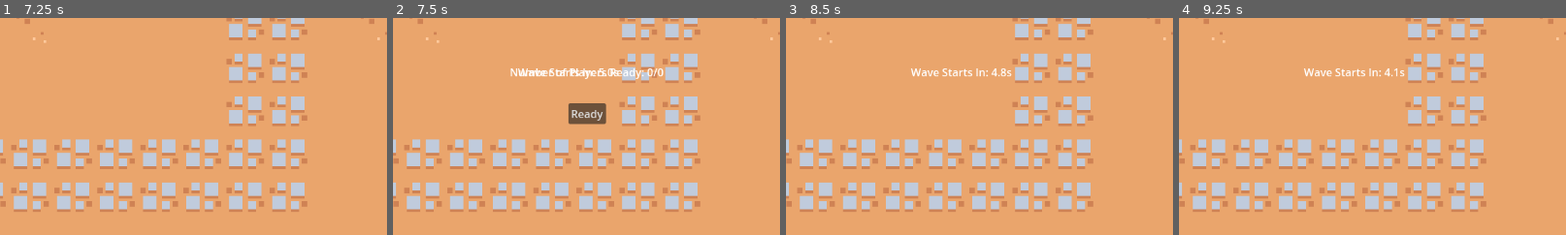
Above: before the commit, frames 1-4 (left to right).
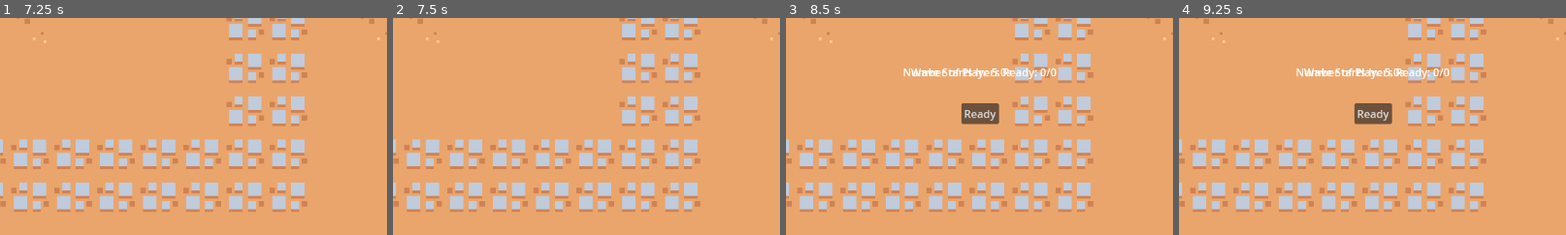
Above: after the commit, the same moments.

Repository: naixsu/CROCPNG
Game: Godot game, scene res://Scenes/Testing/NaixTestScenes/Multiplayer.tscn
The game is run twice, just before and just after one commit, with the same random seed, the same clock (stepped at 60 frames per second) and the same inputs. The engine's default icon, where the game draws it, is replaced by a stand-in: a white triangle on a blue panel in a dark square.
Inputs (mouse positions are % of the whole screen's width and height, from its top left):
- Up to frame 1 (7.25 s): click (26, 11) at 0.52 s; type "Alex" at 0.6 s; click "Start Game" at 1.25 s; tap Enter (ui_accept) at 2, 2.27, 2.75, 3.02, 4.52, 5, 5.27, 5.75, 6.02 s; move the mouse to (72, 45) at 2.02 s; press the mouse at (72, 45) at 2.03 s; hold D (Right) 2.03-3.53 s; move the mouse to (30, 55) at 2.77 s; release the mouse at (30, 55) at 2.78 s; right-click (30, 55) at 2.85 s; move the mouse to (60, 28) at 3.52 s; hold A (Left) 3.53-4.28 s; hold = (ZoomIn) 3.53-4.28 s; move the mouse to (45, 70) at 4.27 s; hold D (Right) 4.28-5.78 s; tap - (ZoomOut) at 4.35 s; move the mouse to (80, 65) at 5.02 s; press the mouse at (80, 65) at 5.03 s; move the mouse to (20, 35) at 5.77 s; release the mouse at (20, 35) at 5.78 s; hold A (Left) 5.78-6.53 s; right-click (20, 35) at 5.85 s; move the mouse to (55, 50) at 6.52 s; hold D (Right) from 6.53 s (still down); hold = (ZoomIn) from 6.53 s (still down)
- Up to frame 2 (7.5 s): tap Enter (ui_accept) at 7.25 s; move the mouse to (35, 25) at 7.27 s; release D (Right) at 7.28 s; release = (ZoomIn) at 7.28 s; hold A (Left) from 7.28 s (still down); tap - (ZoomOut) at 7.35 s
- Up to frame 3 (8.5 s): keep holding A (Left); tap Enter (ui_accept) at 7.52, 8, 8.27 s; move the mouse to (72, 45) at 8.02 s; press the mouse at (72, 45) at 8.03 s
- Up to frame 4 (9.25 s): move the mouse to (30, 55) at 8.77 s; release A (Left) at 8.78 s; release the mouse at (30, 55) at 8.78 s; hold D (Right) from 8.78 s (still down); right-click (30, 55) at 8.85 s; tap Enter (ui_accept) at 9.02 s
The pictures show only the part of the screen within x 25-75%, y 0-50%; the shares and areas given below are measured in that part.

Frame 1 is identical in both runs. In frame 2, 1.9% of the frame differs, in the area x 30-70%, y 23-50%; in frame 3, 1.6%; in frame 4, 1.6%.
Error in both runs: Invalid assignment of index '2' (on base: 'PackedStringArray') with value of type 'String'. (res://Scripts/Testing/NaixTestScripts/ServerBrowser.gd:28)

Commit message:
Wave feature multiple instances

Diff:
--- a/Scripts/Enemies/EnemyA/EnemyA.gd
+++ b/Scripts/Enemies/EnemyA/EnemyA.gd
@@ -25,6 +25,10 @@
 
 func _on_animated_sprite_2d_animation_finished():
 	queue_free()
+	subtract_enemy.rpc()
+
+@rpc("any_peer", "call_local")
+func subtract_enemy():
 	GameManager.enemyCount -= 1
 
 func handle_hit():
--- a/Scripts/Testing/NaixTestScripts/ReadyPrompt.gd
+++ b/Scripts/Testing/NaixTestScripts/ReadyPrompt.gd
@@ -38,7 +38,7 @@
 		display_countdown()
 
 	if checkForEnemies:
-		await get_tree().create_timer(1).timeout
+		await get_tree().create_timer(2).timeout
 		if GameManager.enemyCount == 0:
 			print("\nNo more enemies\n")
 			checkForEnemies = false
--- a/Scripts/Testing/NaixTestScripts/ServerBrowser.gd
+++ b/Scripts/Testing/NaixTestScripts/ServerBrowser.gd
@@ -112,6 +112,7 @@
 	var packet = data.to_ascii_buffer()
 #	print(roomInfo.playerCount)
 	broadcaster.put_packet(packet)
+	print("Number of enemies: " + str(GameManager.enemyCount))
 	pass # Replace with function body.
 #
 #	print("Broadcasting Game")
--- a/Scripts/Testing/NaixTestScripts/TestMultiplayerScene.gd
+++ b/Scripts/Testing/NaixTestScripts/TestMultiplayerScene.gd
@@ -71,18 +71,19 @@
 
 func start_wave():
 	if is_multiplayer_authority():
-		GameManager.wave += 1
+		add_wave.rpc()
 		print("Starting Wave %d of %d" % [GameManager.wave, GameManager.maxWave])
 		var spawnDelay = 0.5
 		var enemyGroups = get_node("EnemyGroups")
 		match GameManager.wave:
 			1:
-				var enemyCount = GameManager.players.size() * 10
+				var enemyCount = GameManager.players.size() * 2
 				print("Wave %d: Number of Enemies: %d" % [GameManager.wave, enemyCount])
 				for i in range(enemyCount):
 					await get_tree().create_timer(spawnDelay).timeout
 					spawn_enemy()
-					GameManager.enemyCount += 1
+					add_enemy.rpc()
+
 
 			2:
 				var enemyCount = GameManager.players.size() * 20
@@ -90,4 +91,13 @@
 				for i in range(enemyCount):
 					await get_tree().create_timer(spawnDelay).timeout
 					spawn_enemy()
-					GameManager.enemyCount += 1
+					add_enemy.rpc()
+
+
+@rpc("any_peer", "call_local")
+func add_wave():
+	GameManager.wave += 1
+
+@rpc("any_peer", "call_local")
+func add_enemy():
+	GameManager.enemyCount += 1
